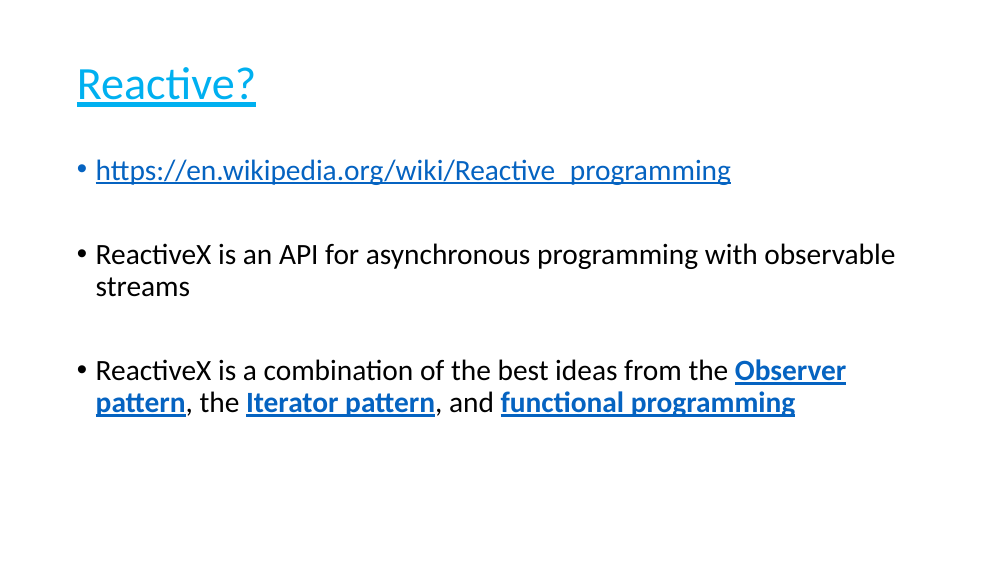
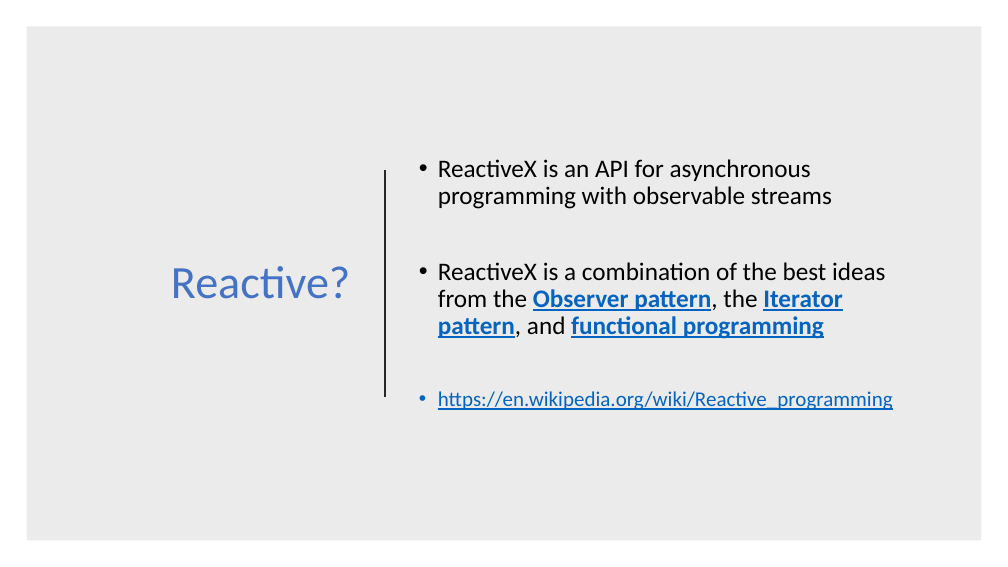
Before and after one commit to chandanthakur/rxjava-basics, a slide deck: slide 5 of ppt/RxJava.pptx. Drawn at 1008x567 pixels with LibreOffice and Linux fonts; fonts in the diff are those of the drawing. Boxes give left, top, right and bottom in pixels: in the first picture for what was removed or moved away, otherwise in the second. Text is boxed around its words. In the diff, an @@ line names an element or a change of style, - is before the commit and + after.

```diff
--- a/ppt/RxJava.pptx
+++ b/ppt/RxJava.pptx
@@ rectangle added at bbox=[26, 26, 982, 541], fill #000000 at 8% opacity @@
@@ title "Reactive?": place and size @@
-title "Reactive?" at bbox=[77, 67, 256, 107]
+title "Reactive?" at bbox=[171, 266, 350, 299]
@@ title "Reactive?" at bbox=[171, 266, 350, 299]: text colour #00B0F0 to #4472C4, underline off; alignment left to right @@
@@ text "ReactiveX is an API for ...": place and size @@
-text "ReactiveX is an API for ..." at bbox=[96, 159, 895, 417]
+text "ReactiveX is an API for ..." at bbox=[438, 159, 893, 410]
@@ text "ReactiveX is an API for ..." at bbox=[438, 159, 893, 410]: vertical alignment top to middle @@
@@ text at bbox=[96, 159, 731, 185]: paragraph removed @@
-• https://en.wikipedia.org/wiki/Reactive_programming
@@ line added from (385, 170) to (385, 397), #262626 1.5 pt @@
@@ text at bbox=[438, 159, 885, 339]: size 28 to 24 pt in "ReactiveX is an API for asynchronous programming ...", "ReactiveX is a combination of the best ..." @@
@@ text at bbox=[438, 391, 893, 410]: paragraph added @@
+• https://en.wikipedia.org/wiki/Reactive_programming
```
Also in this commit, not shown: 10 other slides changed, 2 slides added, 1 slide removed, 6 other files.
